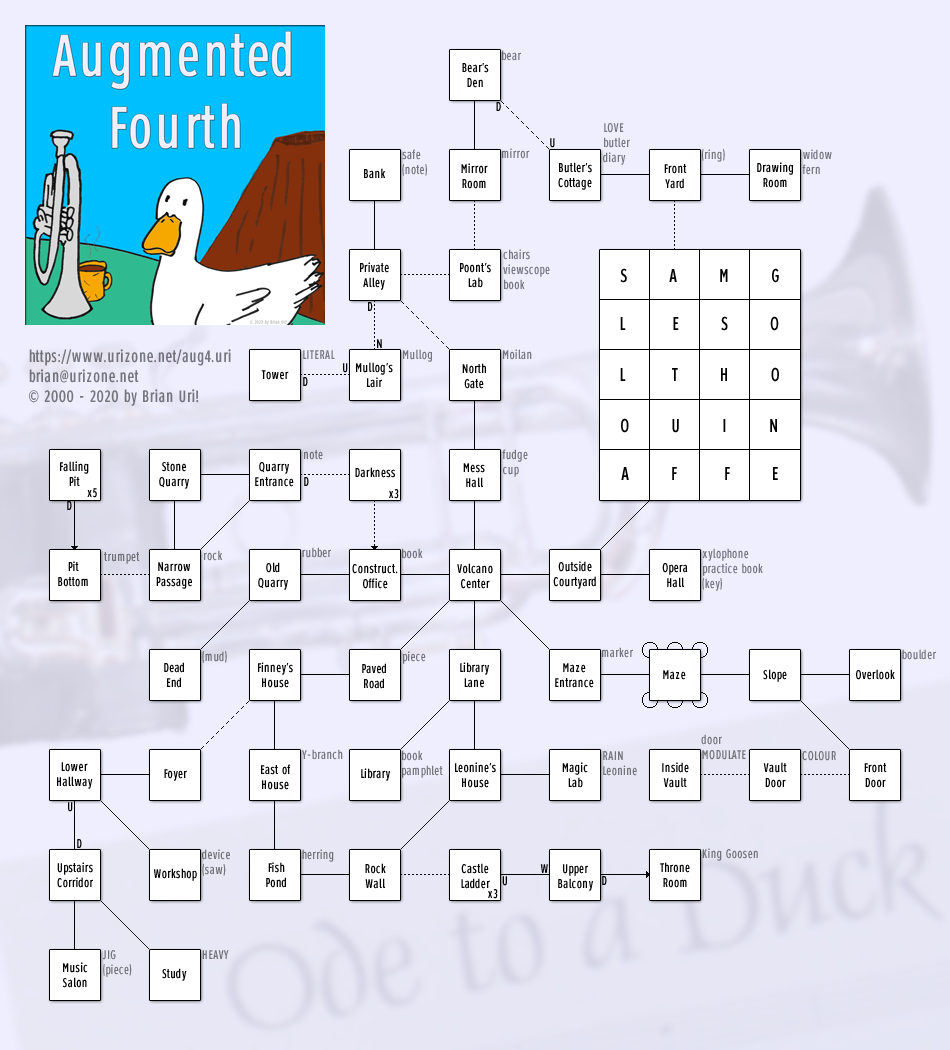
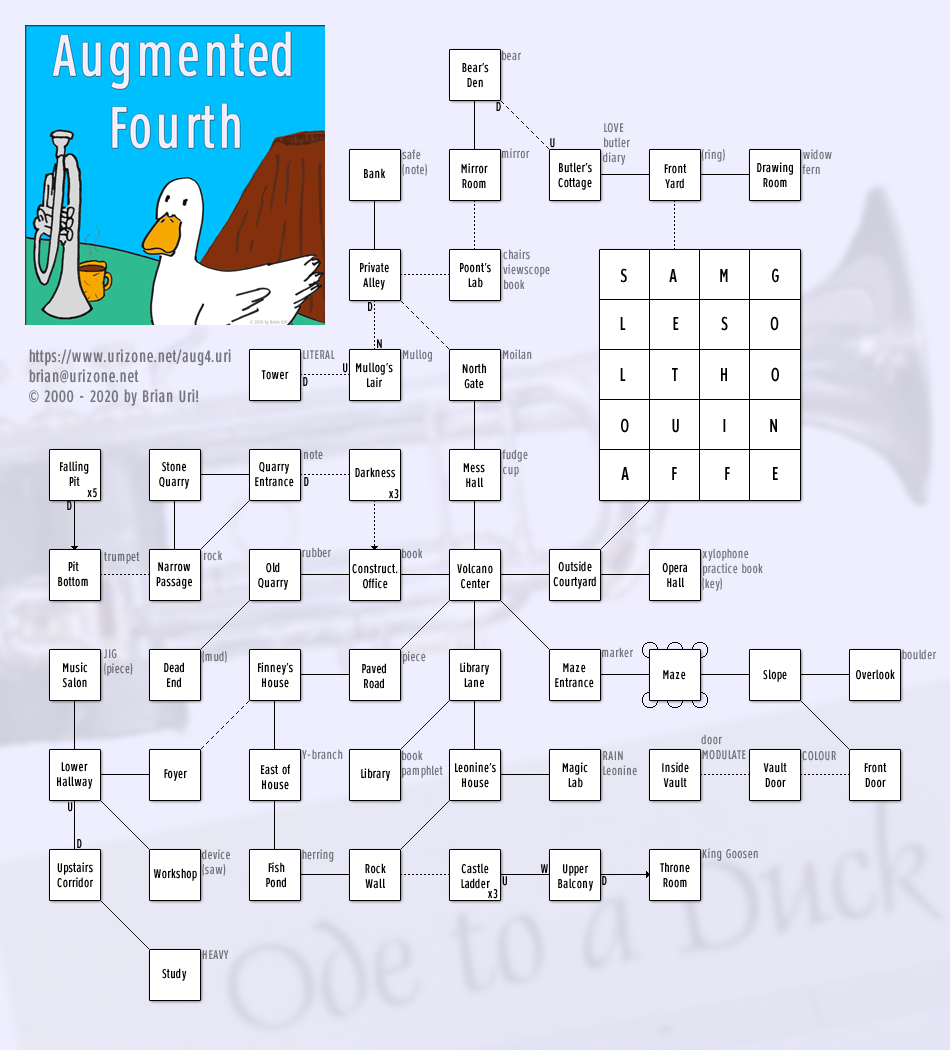
Layer changes from the first 950×1050 image to the second:
painted on "Things" over bbox(102, 649, 133, 977)
painted on "Labels" over bbox(62, 662, 88, 988)
painted on "Lines" over bbox(74, 701, 75, 949)
painted on "Rooms" over bbox(50, 650, 100, 1000)
